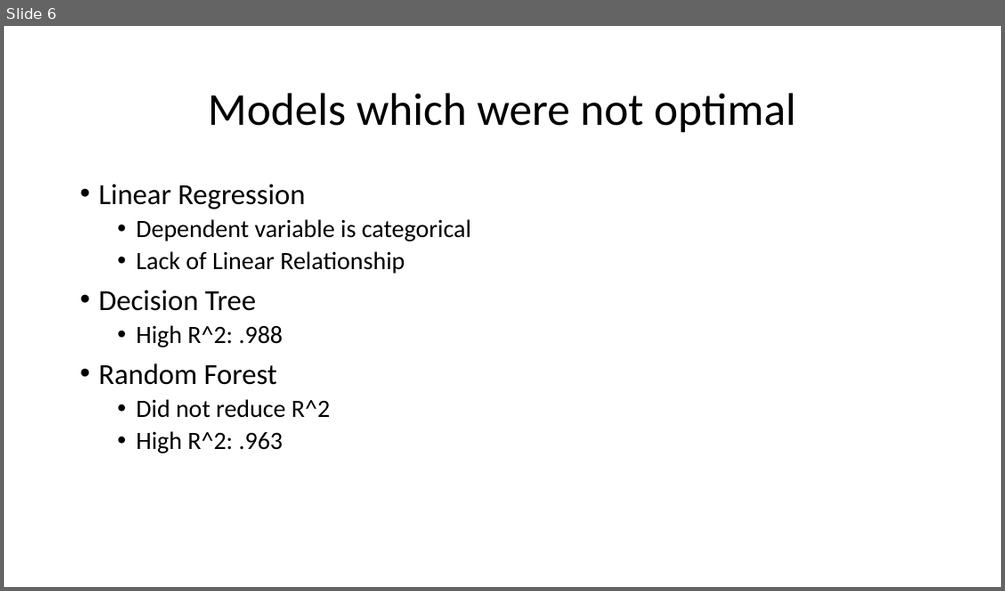
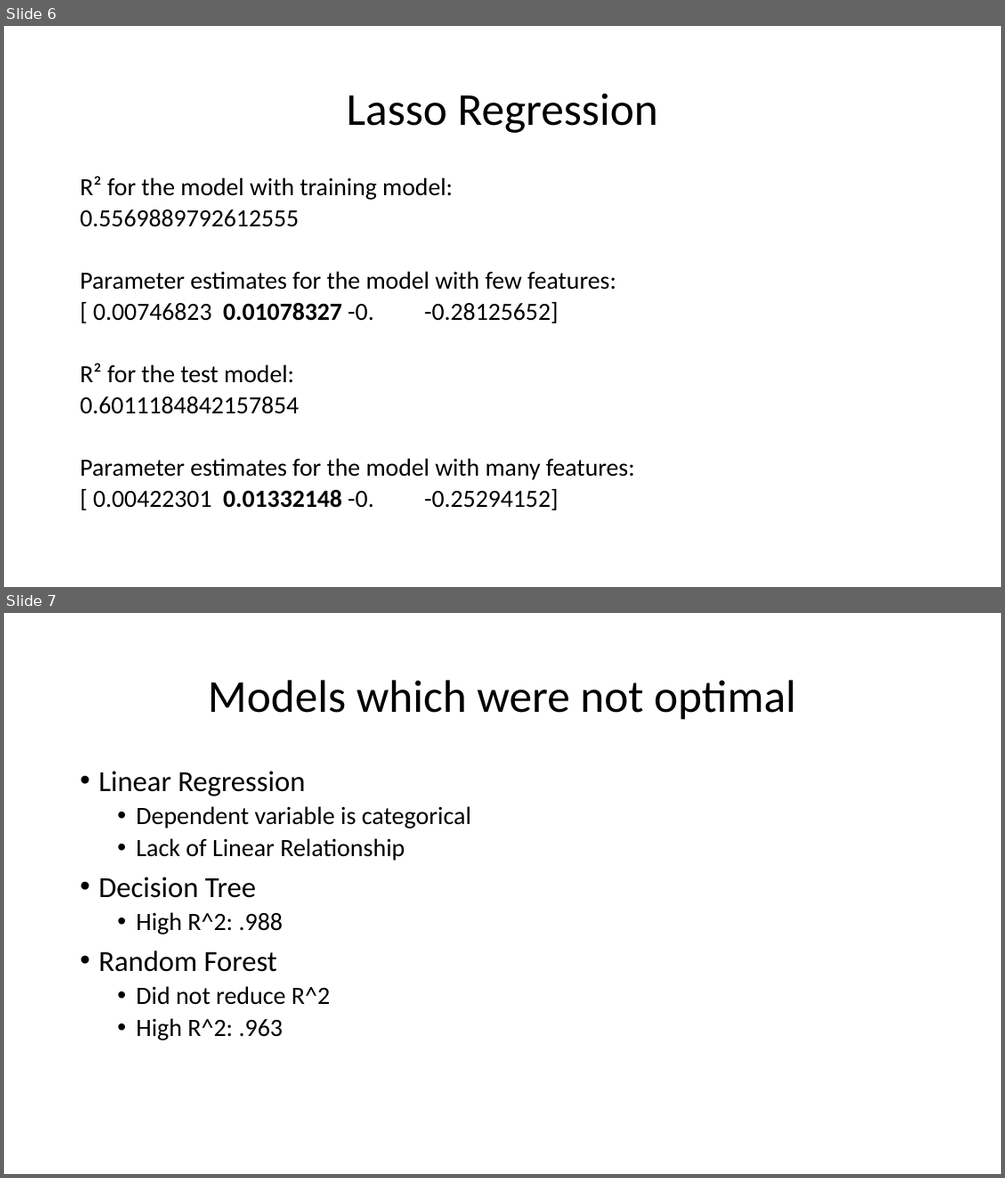
Before and after one commit to ThompsonL/ThinkfulProjects, a slide deck: Thinkful Data Science Course/Unit3 Deeper into Supervised Learning/The US Army’s Physical Fitness Test.pptx. Shown one above the other, each under a label of ours: slide 6 before the commit, slides 6 and 7 after it. The pictures are 1005x591 and 1005x1178 pixels, drawn with LibreOffice and Linux fonts; fonts in the diff are those of the drawing. Boxes give left, top, right and bottom in pixels: in the first picture for what was removed or moved away, otherwise in the second. Text is boxed around its words. In the diff, an @@ line names an element or a change of style, - is before the commit and + after.

```diff
--- a/Thinkful Data Science Course/Unit3 Deeper into Supervised Learning/The US Army’s Physical Fitness Test.pptx
+++ b/Thinkful Data Science Course/Unit3 Deeper into Supervised Learning/The US Army’s Physical Fitness Test.pptx
@@ slide 6 added at (4,26,1001,587), background #FFFFFF @@
@@ title added at (347,93,658,133), 44 pt, text #000000 @@
+Lasso Regression
@@ text added at (80,176,635,510), 23.8 pt, text #000000 @@
+R² for the model with training model:
+0.5569889792612555
+Parameter estimates for the model with few features:
+[ 0.00746823 0.01078327 -0. -0.28125652]
+R² for the test model:
+0.6011184842157854
+Parameter estimates for the model with many features:
+[ 0.00422301 0.01332148 -0. -0.25294152]
@@ what was slide 6 is now slide 7 @@
```
Also in this commit, not shown: 2 slides changed, 1 other slide added, 1 other file.
